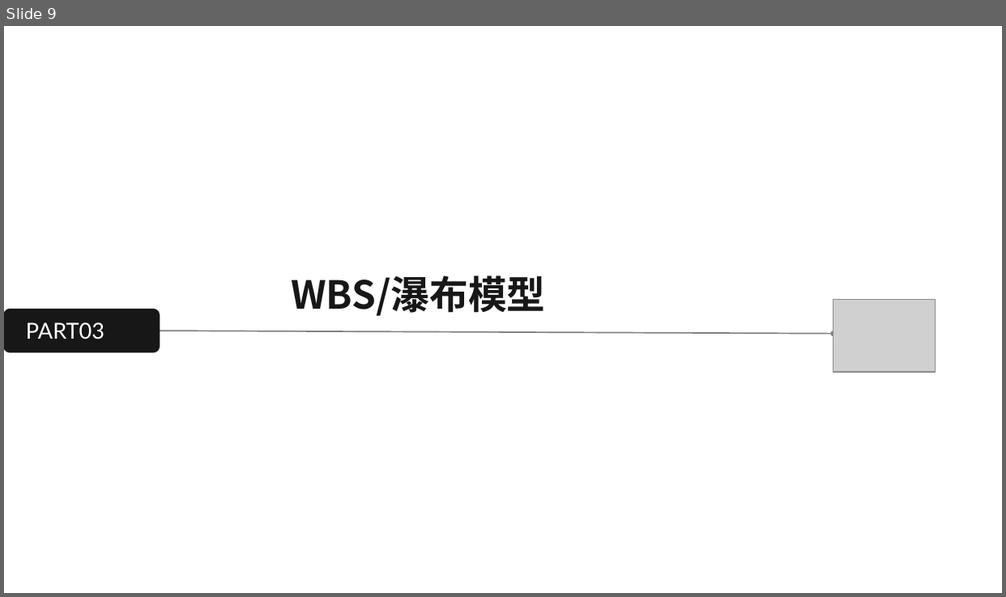
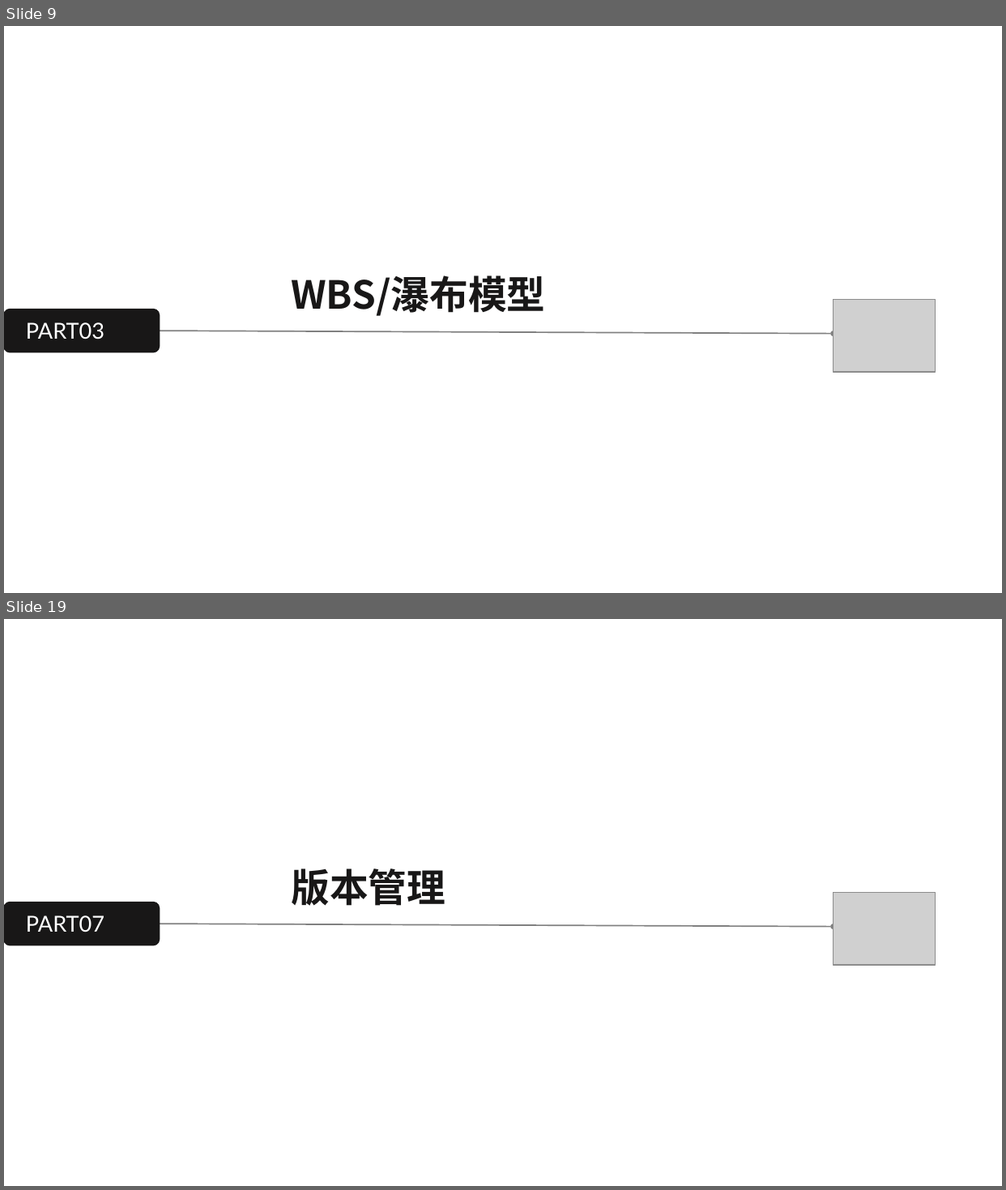
Before and after one commit to SixteenTime/SEProject-Flower, a slide deck: documents/work/project_plan/SE2020-G05-项目计划0.2.pptx. Shown one above the other, each under a label of ours: slide 9 before the commit, slides 9 and 19 after it; the slides between them are not shown. The pictures are 1006x597 and 1006x1190 pixels, drawn with LibreOffice and Linux fonts; fonts in the diff are those of the drawing; grey boxes stand for pictures. Boxes give left, top, right and bottom in pixels: in the first picture for what was removed or moved away, otherwise in the second. Text is boxed around its words. In the diff, an @@ line names an element or a change of style, - is before the commit and + after.

```diff
--- a/documents/work/project_plan/SE2020-G05-项目计划0.2.pptx
+++ b/documents/work/project_plan/SE2020-G05-项目计划0.2.pptx
@@ slide 19 added at <box>4,619,1002,1186</box>, background #FFFFFF @@
@@ text added at <box>291,868,445,906</box>, 28 pt, text #181717, bold @@
+版本管理
@@ rounded rectangle added at <box>4,903,159,945</box>, fill #181717, outline #181717 1 pt @@
@@ picture added at <box>833,892,936,965</box> @@
@@ text added at <box>26,915,104,932</box>, 16 pt, text #FFFFFF @@
+PART07
@@ double arrow added from (147, 924) to (833, 927), #808080 1 pt @@
@@ text added at <box>825,944,842,962</box>, 12 pt, text #FFFFFF, bold @@
+01
```
Also in this commit, not shown: 18 slides changed, 5 other slides added, 4 other files.
